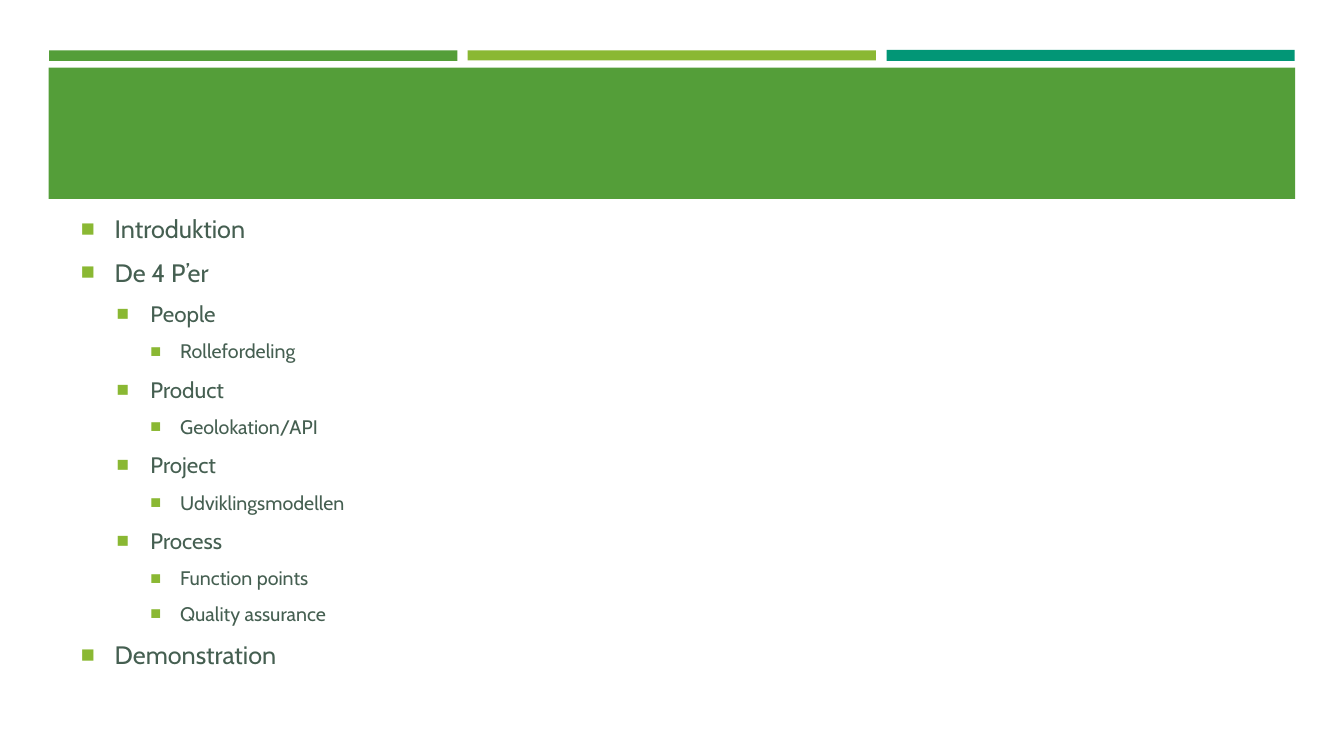
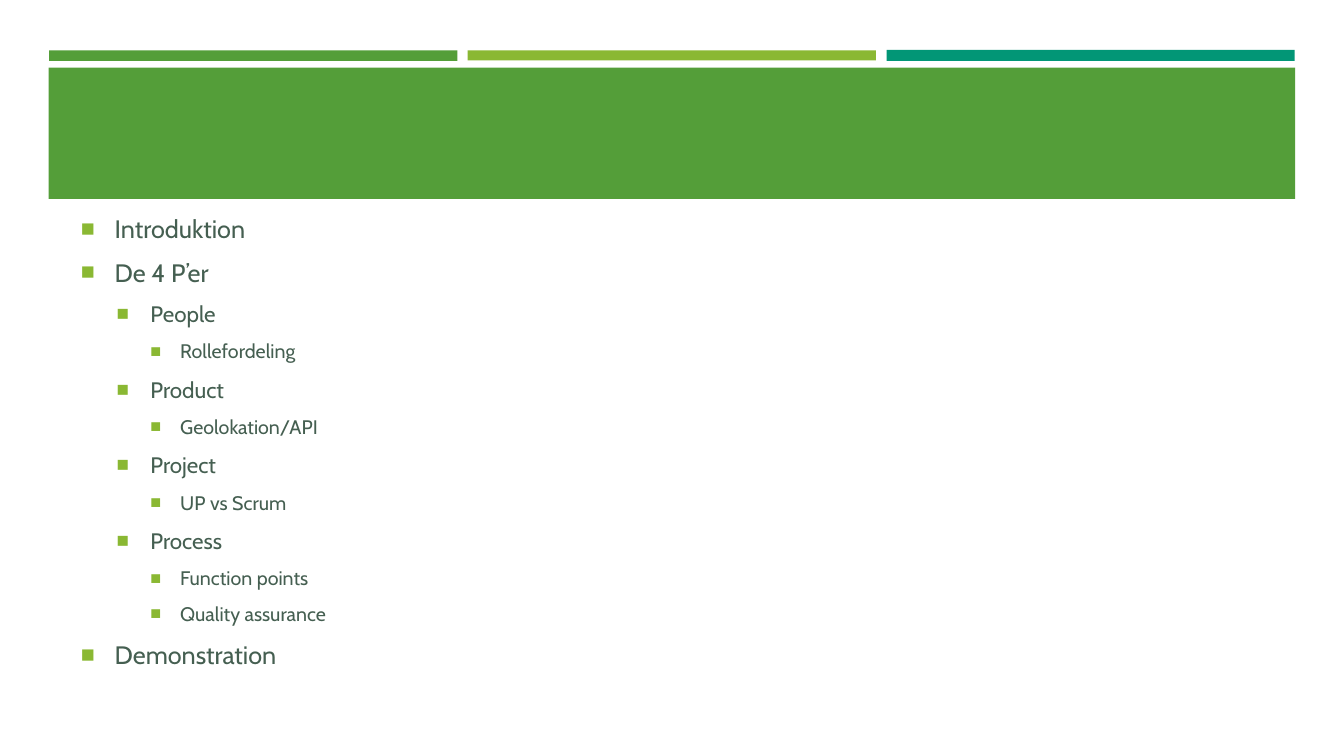
Before and after one commit to C-Strunge/3.SemesterSWD-Eksamen.Final, a slide deck: slide 2 of The Next præsentation.pptx. Drawn at 1344x756 pixels with LibreOffice and Linux fonts; fonts in the diff are those of the drawing. Boxes give left, top, right and bottom in pixels: in the first picture for what was removed or moved away, otherwise in the second. Text is boxed around its words. In the diff, an @@ line names an element or a change of style, - is before the commit and + after.

```diff
--- a/The Next præsentation.pptx
+++ b/The Next præsentation.pptx
@@ text at (180,496,286,511): text changed @@
-    ■ Udviklingsmodellen
+    ■ UP vs Scrum
```
Also in this commit, not shown: 5 other slides changed.
